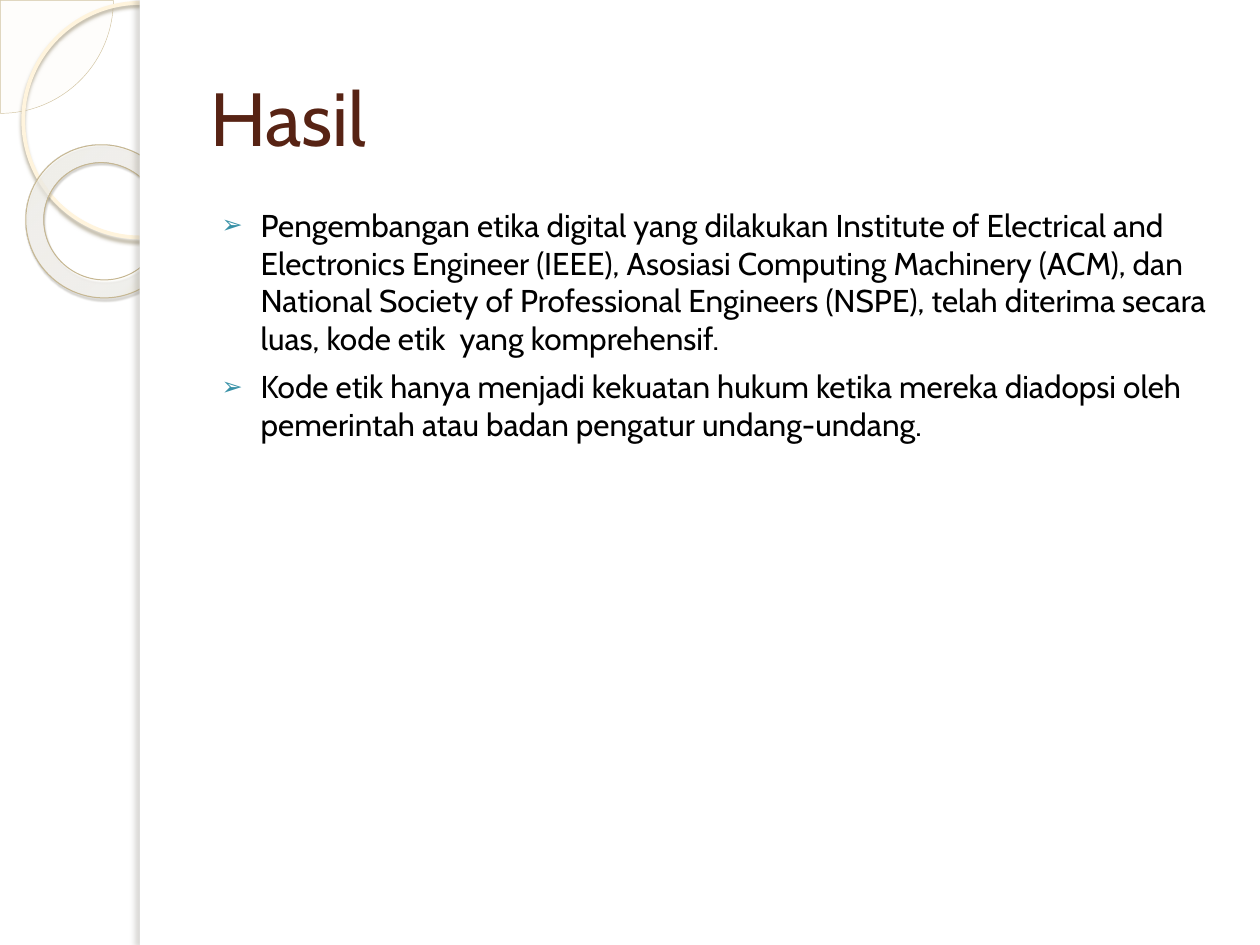
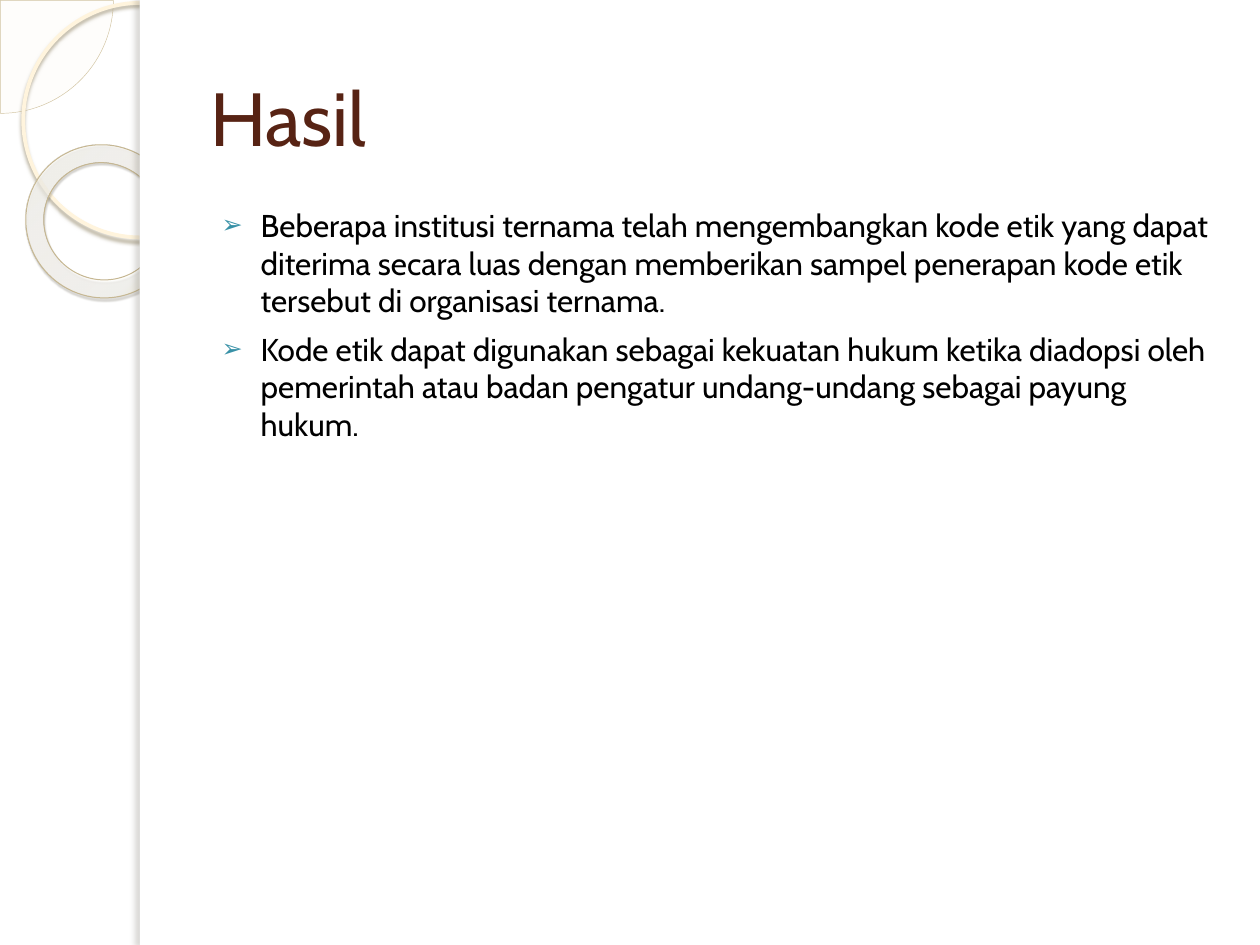
Before and after one commit to hallimah/Etika_Digital, a slide deck: slide 7 of Etika Digital.pptx. Drawn at 1260x945 pixels with LibreOffice and Linux fonts; fonts in the diff are those of the drawing; background and template pictures are left out. Boxes give left, top, right and bottom in pixels: in the first picture for what was removed or moved away, otherwise in the second. Text is boxed around its words. In the diff, an @@ line names an element or a change of style, - is before the commit and + after.

```diff
--- a/Etika Digital.pptx
+++ b/Etika Digital.pptx
@@ text at (x1=261, y1=213, x2=1209, y2=437): text changed @@
-➢ Pengembangan etika digital yang dilakukan Institute of Electrical and Electronics Engineer (IEEE), Asosiasi Computing Machinery (ACM), dan National Society of Professional Engineers (NSPE), telah diterima secara luas, kode etik yang komprehensif.
-➢ Kode etik hanya menjadi kekuatan hukum ketika mereka diadopsi oleh pemerintah atau badan pengatur undang-undang.
+➢ Beberapa institusi ternama telah mengembangkan kode etik yang dapat diterima secara luas dengan memberikan sampel penerapan kode etik tersebut di organisasi ternama.
+➢ Kode etik dapat digunakan sebagai kekuatan hukum ketika diadopsi oleh pemerintah atau badan pengatur undang-undang sebagai payung hukum.
```
Also in this commit, not shown: 4 other slides changed, 1 other file.
